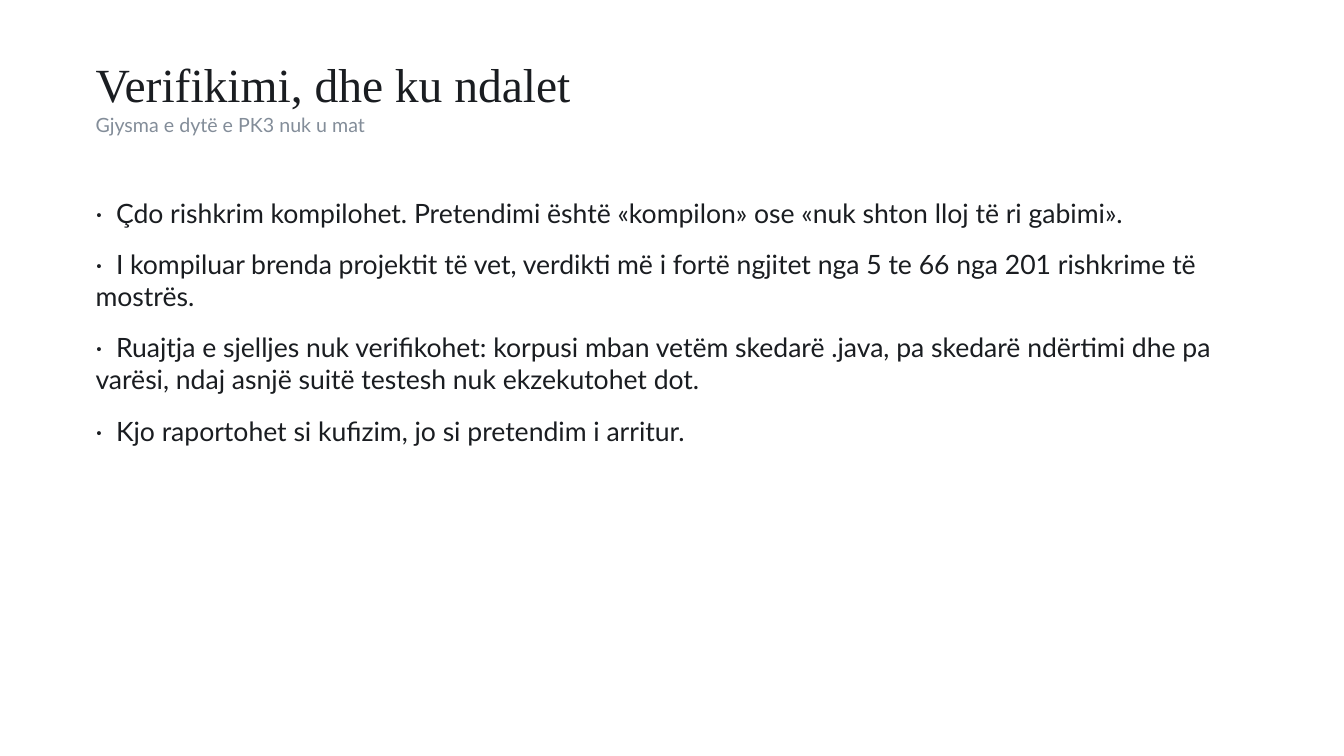
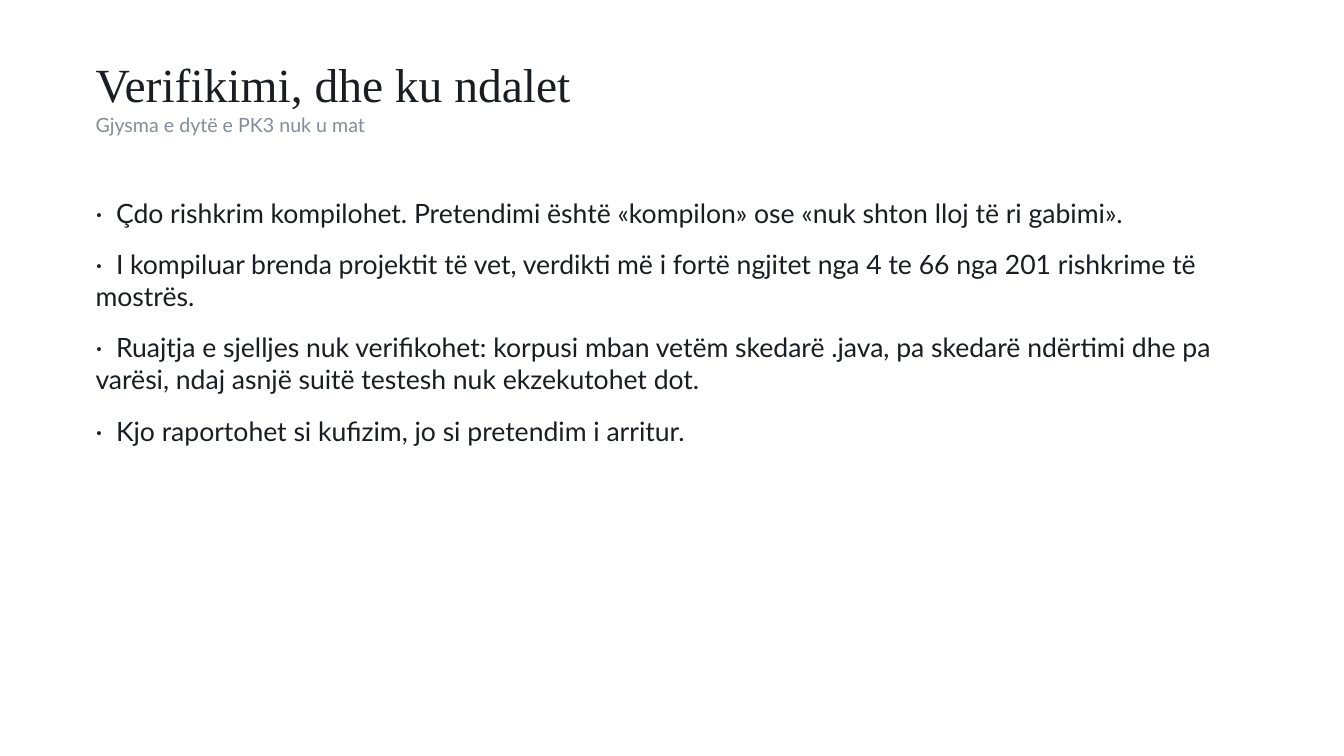
Before and after one commit to FlorentLatifi/Code-Smell-Detection-and-Refactoring-Recommendations, a slide deck: slide 11 of docs/thesis/Prezantimi_Florent_Latifi.pptx. Drawn at 1344x756 pixels with LibreOffice and Linux fonts; fonts in the diff are those of the drawing. Boxes give left, top, right and bottom in pixels: in the first picture for what was removed or moved away, otherwise in the second. Text is boxed around its words. In the diff, an @@ line names an element or a change of style, - is before the commit and + after.

Commit message:
Ruaj punen lokale te verifikimit ne kontekst projekti

```diff
--- a/docs/thesis/Prezantimi_Florent_Latifi.pptx
+++ b/docs/thesis/Prezantimi_Florent_Latifi.pptx
@@ text at [96,254,1195,307]: text changed @@
-· I kompiluar brenda projektit të vet, verdikti më i fortë ngjitet nga 5 te 66 nga 201 rishkrime të mostrës.
+· I kompiluar brenda projektit të vet, verdikti më i fortë ngjitet nga 4 te 66 nga 201 rishkrime të mostrës.
```
Also in this commit, not shown: 18 other files.
